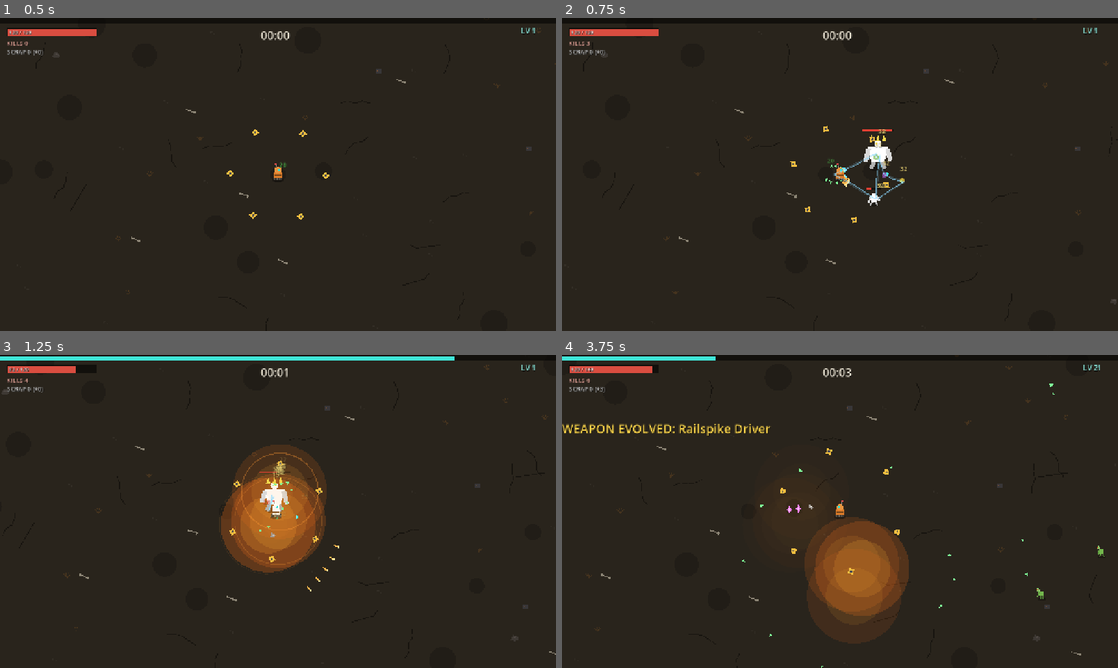
Above: before the commit, frames 1-4 (two rows, left to right).
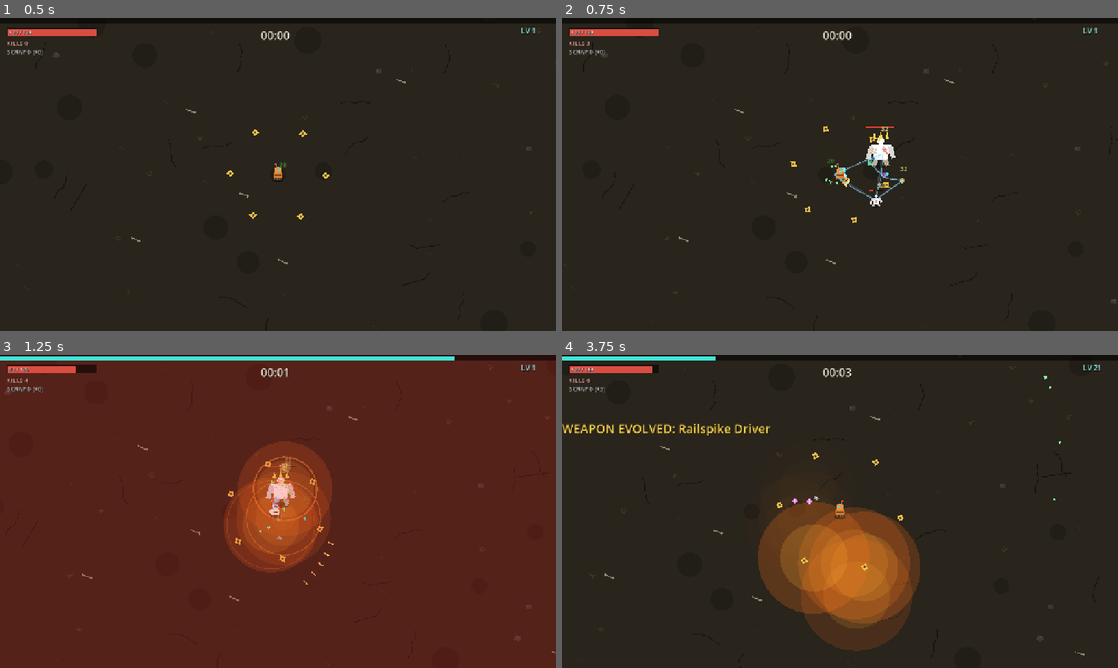
Above: after the commit, the same moments.

Repository: pymmog/last-llm
Game: Godot game, scene res://test/smoke_test.tscn
Two runs of this game, one before a commit and one after it. Both use one fixed random seed, a clock stepped at 60 frames per second and the inputs below. This scene is started directly instead of the project's main scene.
Inputs:
- Up to frame 1 (0.5 s): no input
- Up to frame 2 (0.75 s): tap Enter at 0.5 s; hold D (move_right) from 0.53 s (still down)
- Up to frame 3 (1.25 s): keep holding D (move_right)
- Up to frame 4 (3.75 s): release D (move_right) at 1.28 s; hold S (move_down) 1.28-2.03 s; hold D (move_right) 2.03-2.78 s; hold W (move_up) 2.78-3.53 s; hold A (move_left) from 3.53 s (still down)

Frame 1 is identical in both runs. In frame 2, 0.7% of the frame differs, in the area x 48-62%, y 34-61%; in frame 3, 95%, in the area x 0-100%, y 0-100%; in frame 4, 9.4%.

Commit message:
Polishing the game on the vfx-for weapons branch: added player-mob and mob-mob collision, and made enemies spawn off-screen

Diff:
--- a/project.godot
+++ b/project.godot
@@ -26,7 +26,6 @@
 window/size/viewport_width=1280
 window/size/viewport_height=720
 window/stretch/mode="canvas_items"
-window/stretch/aspect="keep"
 
 [input]
 
--- a/scripts/director.gd
+++ b/scripts/director.gd
@@ -5,8 +5,8 @@
 const EnemyScript := preload("res://scripts/enemy.gd")
 
 const MAX_ENEMIES := 240
-const SPAWN_DIST_MIN := 520.0
-const SPAWN_DIST_MAX := 640.0
+const SPAWN_MARGIN := 60.0    # how far past the view corner enemies appear
+const SPAWN_BAND := 120.0     # ring thickness
 
 const BOSS_TIMES := [180.0, 420.0, 660.0, 900.0, 1140.0]
 const BOSS_TYPES := ["shambler", "sprinter", "spitter", "brute", "brute"]
@@ -81,9 +81,17 @@
 	main.register_enemy(e)
 
 
+func spawn_min_dist() -> float:
+	## Half the camera view's diagonal plus a margin: the closest distance
+	## from the player that is guaranteed to be off-screen.
+	var view: Vector2 = get_viewport().get_visible_rect().size / main.player.camera.zoom
+	return view.length() * 0.5 + SPAWN_MARGIN
+
+
 func ring_position() -> Vector2:
 	var a := randf() * TAU
-	var d := randf_range(SPAWN_DIST_MIN, SPAWN_DIST_MAX)
+	var min_d := spawn_min_dist()
+	var d := randf_range(min_d, min_d + SPAWN_BAND)
 	return main.player.position + Vector2(cos(a), sin(a)) * d
 
 
@@ -91,8 +99,9 @@
 	## Enemies left far behind get teleported back to the spawn ring,
 	## keeping pressure on without unbounded wandering.
 	var p: Vector2 = main.player.position
+	var limit := spawn_min_dist() + SPAWN_BAND + 280.0
 	for e in main.enemies:
 		if not is_instance_valid(e) or e.dead or e.is_alpha:
 			continue
-		if e.position.distance_squared_to(p) > 950.0 * 950.0:
+		if e.position.distance_squared_to(p) > limit * limit:
 			e.position = ring_position()
--- a/scripts/enemy.gd
+++ b/scripts/enemy.gd
@@ -28,6 +28,7 @@
 var dead := false
 
 var flash := 0.0
+var knockback := Vector2.ZERO
 var attack_cd := 0.0
 var state := "walk"
 var state_t := 0.0
@@ -84,9 +85,23 @@
 		"brute":
 			_brute_brain(to_player, delta)
 
+	# Knockback from weapon hits decays exponentially.
+	if knockback != Vector2.ZERO:
+		position += knockback * delta
+		knockback *= maxf(1.0 - 8.0 * delta, 0.0)
+
+	# Solid bodies: never overlap the player, stop at its edge.
+	var sep := position - player.position
+	var min_dist: float = radius + player.radius
+	if sep.length_squared() < min_dist * min_dist:
+		var d := sep.length()
+		var away := sep / d if d > 0.001 else Vector2.from_angle(randf() * TAU)
+		position = player.position + away * min_dist
+		dist = min_dist
+
 	# Contact damage.
 	if attack_cd <= 0.0 and dist < radius + player.radius + 2.0:
-		player.take_damage(dmg)
+		player.take_damage(dmg, position)
 		attack_cd = 0.8
 	queue_redraw()
 
@@ -150,11 +165,16 @@
 				state_t = 0.0
 
 
-func take_damage(amount: float, _from: Vector2 = Vector2.ZERO) -> void:
+func take_damage(amount: float, from: Vector2 = Vector2.ZERO) -> void:
 	if dead:
 		return
 	hp -= amount
 	flash = 0.12
+	if from != Vector2.ZERO and from != position:
+		var away := (position - from).normalized()
+		var kb := 140.0 * clampf(amount / max_hp, 0.08, 0.6)
+		knockback += away * (kb * 0.25 if is_alpha else kb)
+		main.spawn_fx("spark", position, radius * 0.8, color.lightened(0.3), PackedVector2Array(), away)
 	main.add_damage_number(position - Vector2(0, radius), amount)
 	if hp <= 0.0:
 		die()
--- a/scripts/enemy_projectile.gd
+++ b/scripts/enemy_projectile.gd
@@ -15,12 +15,14 @@
 	position += vel * delta
 	life -= delta
 	if life <= 0.0:
+		main.spawn_fx("splat", position, 8.0, color)
 		queue_free()
 		return
 	var player: Node2D = main.player
 	if position.distance_squared_to(player.position) < pow(6.0 + player.radius, 2.0):
-		player.take_damage(dmg)
-		main.spawn_fx("pop", position, 10.0, color)
+		player.take_damage(dmg, position - vel * 0.1)
+		main.spawn_fx("splat", position, 14.0, color)
+		main.spawn_fx("spark", position, 10.0, color.lightened(0.2), PackedVector2Array(), vel.normalized())
 		queue_free()
 	queue_redraw()
 
--- a/scripts/fx.gd
+++ b/scripts/fx.gd
@@ -1,18 +1,21 @@
 extends Node2D
 ## Lightweight one-shot effects: pop (death burst), ring (explosion / level
-## up), lightning (tesla polyline), burn (damaging ground patch).
+## up), lightning (tesla polyline), burn (damaging ground patch), spark
+## (directional impact debris), splat (acid glob impact).
 
 var main: Node2D
 var kind := "pop"
 var radius := 24.0
 var color := Color.WHITE
 var points := PackedVector2Array()
+var dir := Vector2.ZERO
 var life := 0.35
 var burn_dps := 0.0
 
 var t := 0.0
 var _tick := 0.0
 var _jitter: Array = []
+var _parts: Array = []
 
 
 func _ready() -> void:
@@ -27,6 +30,19 @@
 			life = 0.35
 		"pop":
 			life = 0.3
+		"spark":
+			life = 0.32
+			var n := 5 + int(radius / 5.0)
+			for i in n:
+				var a := randf() * TAU
+				if dir != Vector2.ZERO:
+					a = dir.angle() + randf_range(-0.9, 0.9)
+				_parts.append(Vector2.from_angle(a) * radius * randf_range(3.0, 7.0))
+		"splat":
+			life = 0.5
+			for i in 8:
+				var a2 := randf() * TAU
+				_parts.append(Vector2.from_angle(a2) * radius * randf_range(0.8, 2.6))
 
 
 func _physics_process(delta: float) -> void:
@@ -66,6 +82,20 @@
 				draw_line(a2, mid, c3, 2.0)
 				draw_line(mid, b, c3, 2.0)
 				draw_line(a2, b, Color(c3.r, c3.g, c3.b, c3.a * 0.3), 4.0)
+		"spark":
+			var cs := Color(color.r, color.g, color.b, fade)
+			for v in _parts:
+				var p: Vector2 = v * t + Vector2(0, 90.0) * t * t
+				draw_line(p, p - v * 0.05 * fade, cs, 1.8)
+				draw_circle(p, 1.2 * fade, Color(1, 1, 0.9, fade))
+			if k < 0.3:
+				draw_circle(Vector2.ZERO, radius * 0.5 * (1.0 - k / 0.3), Color(1, 1, 1, 0.85))
+		"splat":
+			var spread := 1.0 - pow(1.0 - k, 2.0)
+			var cd := Color(color.r, color.g, color.b, fade * 0.9)
+			draw_circle(Vector2.ZERO, radius * 0.7 * (1.0 - k * 0.4), Color(color.r, color.g, color.b, fade * 0.5))
+			for v in _parts:
+				draw_circle(v * spread, 2.6 * fade + 0.4, cd)
 		"burn":
 			var flicker := 0.75 + 0.25 * sin(t * 23.0)
 			var c4 := Color(color.r, color.g, color.b, fade * 0.3 * flicker)
--- a/scripts/main.gd
+++ b/scripts/main.gd
@@ -3,6 +3,9 @@
 ## spatial queries + spawning services to everything else.
 
 const RUN_DURATION := 20.0 * 60.0
+# Cell size for the enemy-separation spatial hash. Must cover the widest
+# possible overlapping pair (two alpha brutes ~ 70 px) from adjacent cells.
+const SEP_CELL := 72.0
 
 const PlayerScript := preload("res://scripts/player.gd")
 const DirectorScript := preload("res://scripts/director.gd")
@@ -28,6 +31,7 @@
 var scrap_earned := 0
 var run_over := false
 var shake_amount := 0.0
+var _hitstop_active := false
 
 
 func _ready() -> void:
@@ -83,6 +87,7 @@
 		if is_instance_valid(e) and not e.dead:
 			alive.append(e)
 	enemies = alive
+	_separate_enemies()
 	# Camera shake decay.
 	if shake_amount > 0.0:
 		shake_amount = maxf(shake_amount - 30.0 * delta, 0.0)
@@ -93,8 +98,57 @@
 		player.camera.offset = Vector2.ZERO
 
 
+func _separate_enemies() -> void:
+	## Soft mob-vs-mob collision: bin enemies into a spatial hash, then push
+	## each one out of overlapping neighbors. Each pair is visited from both
+	## sides and each side moves half the overlap, so pairs fully separate.
+	var grid: Dictionary = {}
+	for e in enemies:
+		var key := Vector2i((e.position / SEP_CELL).floor())
+		if grid.has(key):
+			grid[key].append(e)
+		else:
+			grid[key] = [e]
+	for e in enemies:
+		var pos: Vector2 = e.position
+		var cell := Vector2i((pos / SEP_CELL).floor())
+		var push := Vector2.ZERO
+		for ox in [-1, 0, 1]:
+			for oy in [-1, 0, 1]:
+				var k := cell + Vector2i(ox, oy)
+				if not grid.has(k):
+					continue
+				for other in grid[k]:
+					if other == e:
+						continue
+					var sep: Vector2 = pos - other.position
+					var min_d: float = e.radius + other.radius - 2.0  # tiny overlap so crowds pack
+					var d2 := sep.length_squared()
+					if d2 < min_d * min_d:
+						var d := sqrt(d2)
+						var away := sep / d if d > 0.001 else Vector2.from_angle(randf() * TAU)
+						push += away * (min_d - d) * 0.5
+		if push != Vector2.ZERO:
+			e.position = pos + push
+
+
 func add_shake(amount: float) -> void:
 	shake_amount = minf(shake_amount + amount, 14.0)
+
+
+func hitstop(duration := 0.05) -> void:
+	if _hitstop_active:
+		return
+	_hitstop_active = true
+	Engine.time_scale = 0.05
+	var timer := get_tree().create_timer(duration, true, false, true)
+	timer.timeout.connect(func() -> void:
+		Engine.time_scale = 1.0
+		_hitstop_active = false)
+
+
+func _exit_tree() -> void:
+	Engine.time_scale = 1.0
 
 
 # ---------------------------------------------------------------- queries
@@ -182,13 +236,16 @@
 	pickups_node.add_child(p)
 
 
-func spawn_fx(kind: String, pos: Vector2, radius: float = 24.0, color: Color = Color.WHITE, points: PackedVector2Array = PackedVector2Array()) -> void:
+func spawn_fx(kind: String, pos: Vector2, radius: float = 24.0, color: Color = Color.WHITE, points: PackedVector2Array = PackedVector2Array(), dir: Vector2 = Vector2.ZERO) -> void:
+	if fx_node.get_child_count() > 300:
+		return
 	var fx: Node2D = FxScript.new()
 	fx.main = self
 	fx.kind = kind
 	fx.radius = radius
 	fx.color = color
 	fx.points = points
+	fx.dir = dir
 	fx.position = pos
 	fx_node.add_child(fx)
 
--- a/scripts/player.gd
+++ b/scripts/player.gd
@@ -136,17 +136,24 @@
 		main.hud.on_level_up()
 
 
-func take_damage(amount: float) -> void:
+func take_damage(amount: float, from: Vector2 = Vector2.INF) -> void:
 	if invuln > 0.0 or main.run_over:
 		return
 	var dealt := maxf(amount - armor, 1.0)
 	hp -= dealt
 	invuln = 0.4
-	main.add_shake(5.0)
+	var hit_dir := (position - from).normalized() if from.is_finite() else Vector2.from_angle(randf() * TAU)
+	main.add_shake(6.0)
+	main.hitstop(0.05)
+	main.spawn_fx("spark", position, 16.0, Color(1.0, 0.75, 0.3), PackedVector2Array(), hit_dir)
+	main.hud.flash_damage()
 	main.add_damage_number(position, dealt, Color(1.0, 0.35, 0.3))
 	if hp <= 0.0:
 		hp = 0.0
+		main.add_shake(14.0)
 		main.spawn_fx("pop", position, 40.0, Color(1.0, 0.5, 0.2))
+		main.spawn_fx("ring", position, 70.0, Color(1.0, 0.4, 0.2))
+		main.spawn_fx("spark", position, 30.0, Color(1.0, 0.6, 0.2))
 		main.end_run(false)
 	queue_redraw()
 
--- a/scripts/ui/hud.gd
+++ b/scripts/ui/hud.gd
@@ -16,6 +16,8 @@
 var scrap_label: Label
 var banner: Label
 var banner_t := 0.0
+var damage_flash: ColorRect
+var damage_flash_t := 0.0
 
 var levelup_panel: Control
 var cards_box: HBoxContainer
@@ -37,6 +39,13 @@
 	root.set_anchors_preset(Control.PRESET_FULL_RECT)
 	root.mouse_filter = Control.MOUSE_FILTER_IGNORE
 	add_child(root)
+
+	# Red flash over the whole screen when the player takes a hit.
+	damage_flash = ColorRect.new()
+	damage_flash.color = Color(0.9, 0.12, 0.08, 0.0)
+	damage_flash.set_anchors_preset(Control.PRESET_FULL_RECT)
+	damage_flash.mouse_filter = Control.MOUSE_FILTER_IGNORE
+	root.add_child(damage_flash)
 
 	# XP bar across the top.
 	xp_bg = ColorRect.new()
@@ -110,6 +119,9 @@
 	if banner_t > 0.0:
 		banner_t -= delta
 		banner.modulate.a = clampf(banner_t / 0.5, 0.0, 1.0)
+	if damage_flash_t > 0.0:
+		damage_flash_t -= delta
+		damage_flash.color.a = clampf(damage_flash_t / 0.35, 0.0, 1.0) * 0.28
 
 
 func _unhandled_input(event: InputEvent) -> void:
@@ -120,6 +132,10 @@
 func show_banner(text: String) -> void:
 	banner.text = text
 	banner_t = 2.6
+
+
+func flash_damage() -> void:
+	damage_flash_t = 0.35
 
 
 # ---------------------------------------------------------------- level up
--- a/scripts/weapons/projectile.gd
+++ b/scripts/weapons/projectile.gd
@@ -58,7 +58,7 @@
 			_hit[e.get_instance_id()] = true
 			pierce -= 1
 			if pierce < 0:
-				main.spawn_fx("pop", position, 8.0, modulate_color())
+				main.spawn_fx("spark", position, 8.0, modulate_color(), PackedVector2Array(), vel.normalized())
 				queue_free()
 				return
 	queue_redraw()
